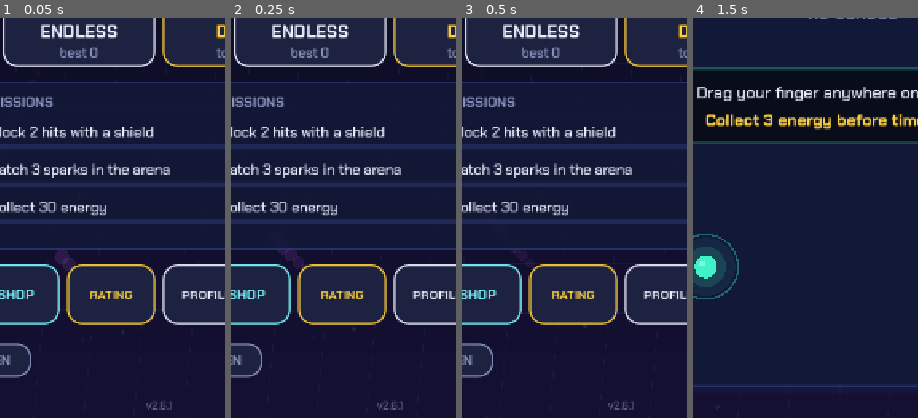
Above: before the commit, frames 1-4 (left to right).
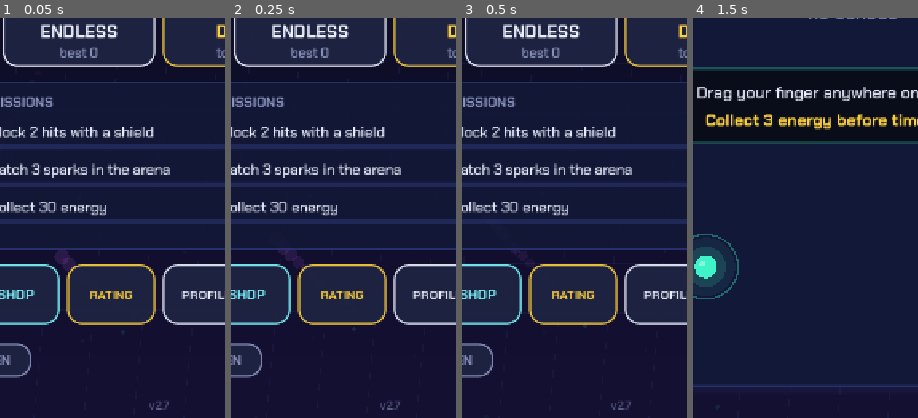
Above: after the commit, the same moments.

Repository: JakubKerul/HRY
Game: Godot game, scene res://main.tscn
Two runs of this game, one before a commit and one after it. Both use one fixed random seed, a clock stepped at 60 frames per second and the inputs below.
Inputs (mouse positions are % of the whole screen's width and height, from its top left):
- Up to frame 1 (0.05 s): no input
- Up to frame 2 (0.25 s): no input
- Up to frame 3 (0.5 s): no input
- Up to frame 4 (1.5 s): tap Enter at 0.5 s; move the mouse to (72, 45) at 0.52 s; hold Right (ui_right) 0.53-1.25 s; tap Backspace at 0.6 s; click (72, 45) at 0.67 s; tap Space at 0.77 s; drag from (30, 55) to (45, 70) at 1.27 s
The pictures show only the part of the screen within x 15-65%, y 48-98%; the shares and areas given below are measured in that part.

The runs differ from the first frame. In frame 1, 0.1% of the frame differs, in the area x 64-77%, y 96-98%; in frame 2, 0.1%; in frame 3, 0.1%; in frame 4, nothing differs.

Commit message:
Echo Run 2.7
Co-Authored-By: Claude Opus 5.5 <noreply@anthropic.com>
Claude-Session: https://claude.ai/code/session_01WFuWd3jiw6vrJDE56k6xv8

Diff:
--- a/echo run/main.gd
+++ b/echo run/main.gd
@@ -9,7 +9,7 @@
 
 enum S { MENU, SHOP, PROFILE, SETTINGS, BASE, TREE, SCORES, INTRO, PLAY, PICK, BOSS, MERCHANT, DYING, REVIVE, OVER }
 
-const VERSION := "2.6.1"
+const VERSION := "2.7"
 const VIEW := Vector2(720, 1280)
 const ARENA := Rect2(30, 200, 660, 1000)
 const ROUND_TIME := 8.0
--- a/echo run/project.godot
+++ b/echo run/project.godot
@@ -12,7 +12,7 @@
 
 config/name="Echo Run"
 config/description="Survive the round. Your past is chasing you."
-config/version="2.6.1"
+config/version="2.7"
 run/main_scene="res://main.tscn"
 config/features=PackedStringArray("4.7", "GL Compatibility")
 boot_splash/bg_color=Color(0.039, 0.051, 0.11, 1)
Not shown, changed: echo run/ZMENY.txt
